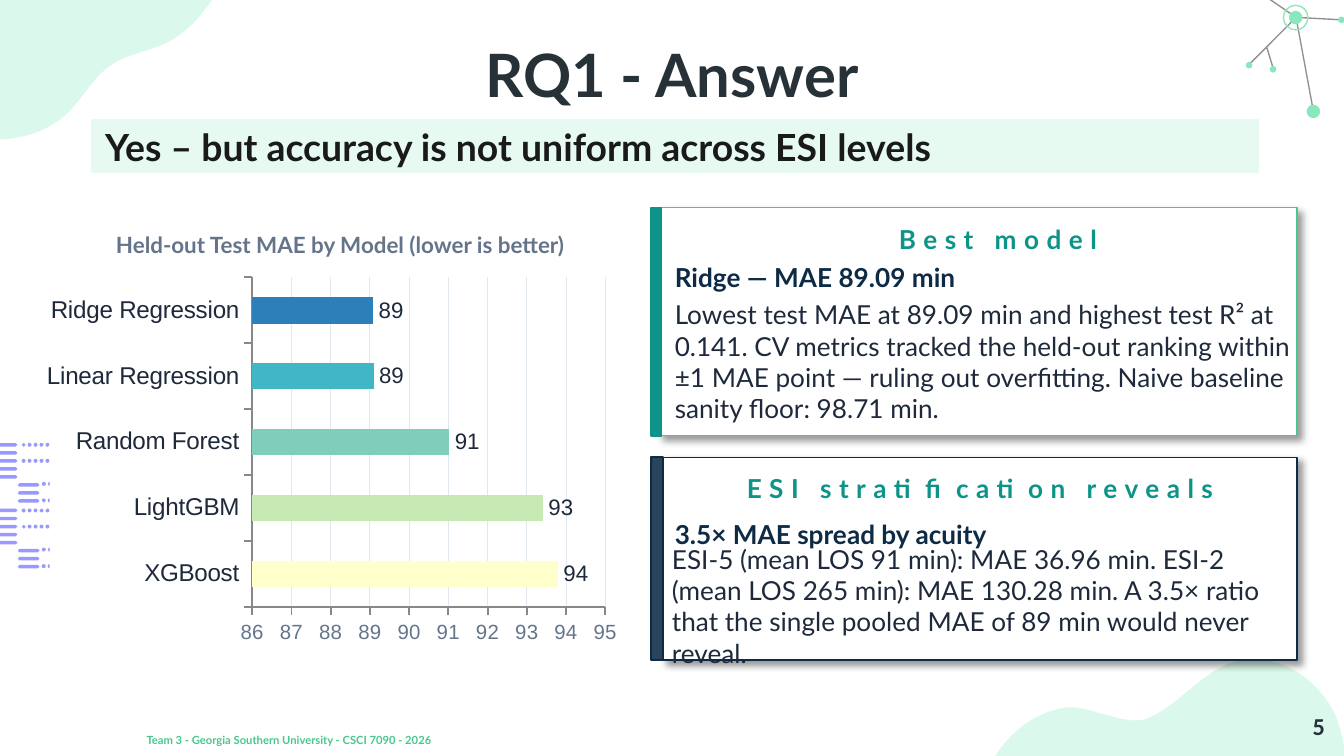
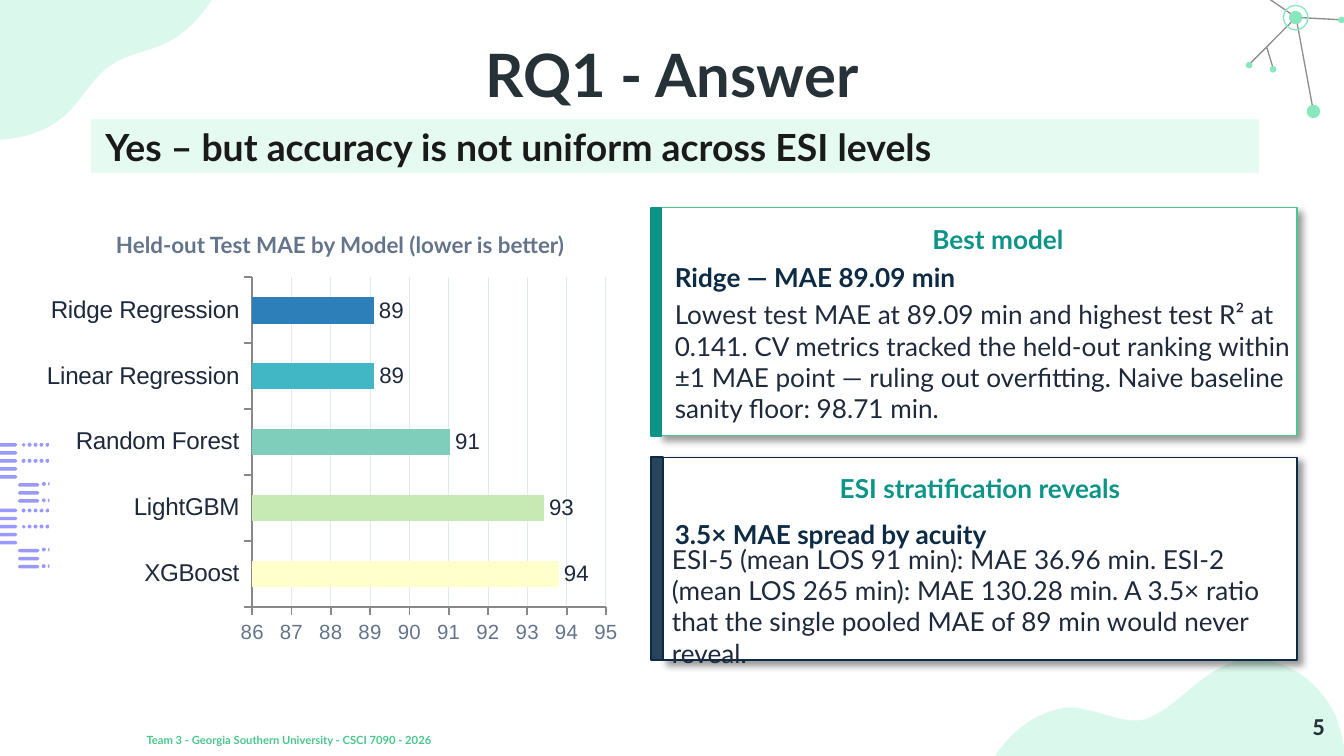
Before and after one commit to Yasmin-maker1/Emergency-Department-Wait-Time-Prediction-Using-Machine-Learning, a slide deck: slide 5 of Team3_Final_Presentation.pptx. Drawn at 1344x756 pixels with LibreOffice and Linux fonts; fonts in the diff are those of the drawing; background and template pictures are left out. Boxes give left, top, right and bottom in pixels: in the first picture for what was removed or moved away, otherwise in the second. Text is boxed around its words. In the diff, an @@ line names an element or a change of style, - is before the commit and + after.

```diff
--- a/Team3_Final_Presentation.pptx
+++ b/Team3_Final_Presentation.pptx
@@ text "Best model" at [932,229,1063,250]: letter spacing 4 to 0 pt @@
@@ text "ESI stratification reveals" at [840,478,1121,499]: letter spacing 4 to 0 pt @@
```
Also in this commit, not shown: 6 other slides changed, 1 slide added.
